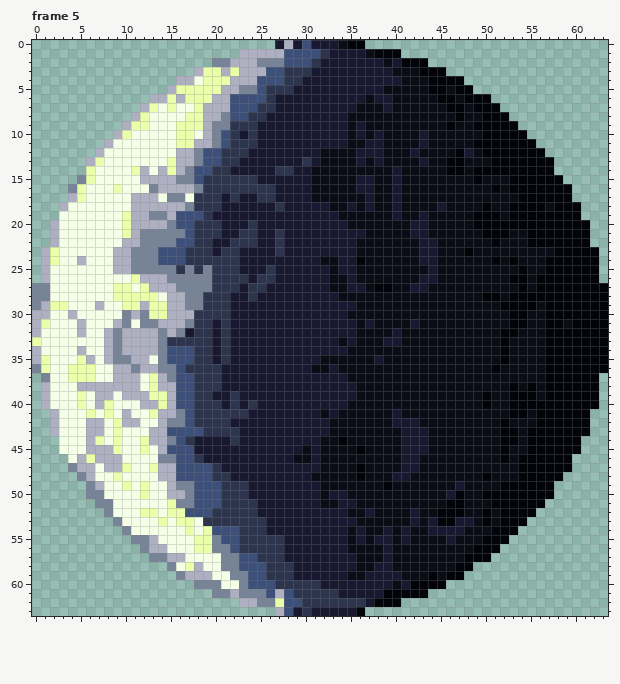
Two states of a pixel-art file, moon.aseprite. Above, as it was before the edit.
64x64 pixels, 6 frames. Shown: frame 5. The commit also changed other frames, which this record leaves out.
After the commit:
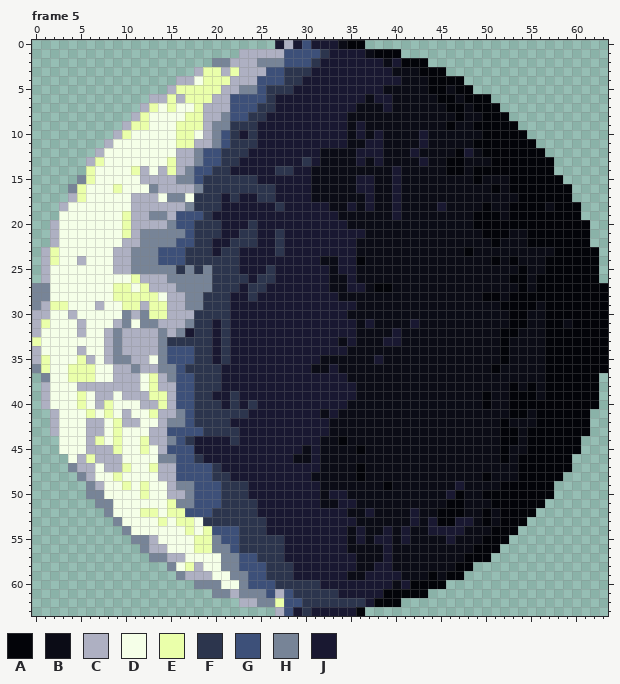
Palette (. is transparent): A #030409  B #0b0c16  C #aeb0c2  D #f5ffe8  E #eaffaa  F #2c354d  G #3d5079  H #778497  J #191831
From old to new:
Frame 5, layer "Shadower":
y 19: x 43 J -> B
y 20..21: x 42..43 JJ -> BB
y 22..24: x 43..44 JJ -> BB
y 25: x 44 J -> B
y 26: x 43..44 JJ -> BB
y 27: x 42..43 JJ -> BB
y 41: x 40 J -> B
y 42: x 40..42 JJJ -> BBB
y 43..45: x 41..43 JJJ -> BBB
y 46..47: x 41..42 JJ -> BB
y 48: x 40..41 JJ -> BB
Boxes around the changes in both pictures, in picture pixels (x1, y1, x2, y2):
changed: (410, 211, 437, 292)
changed: (392, 409, 428, 481)
